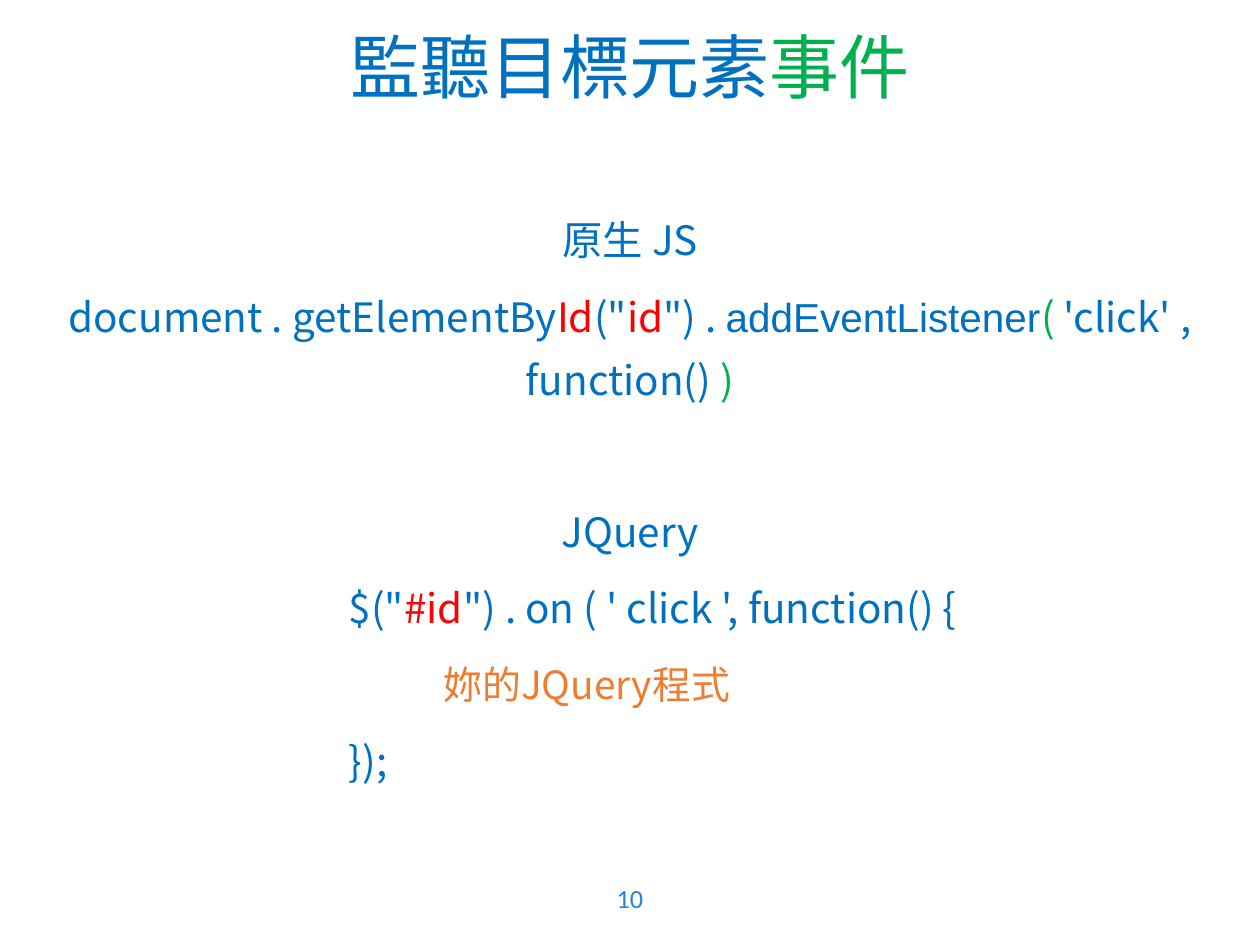
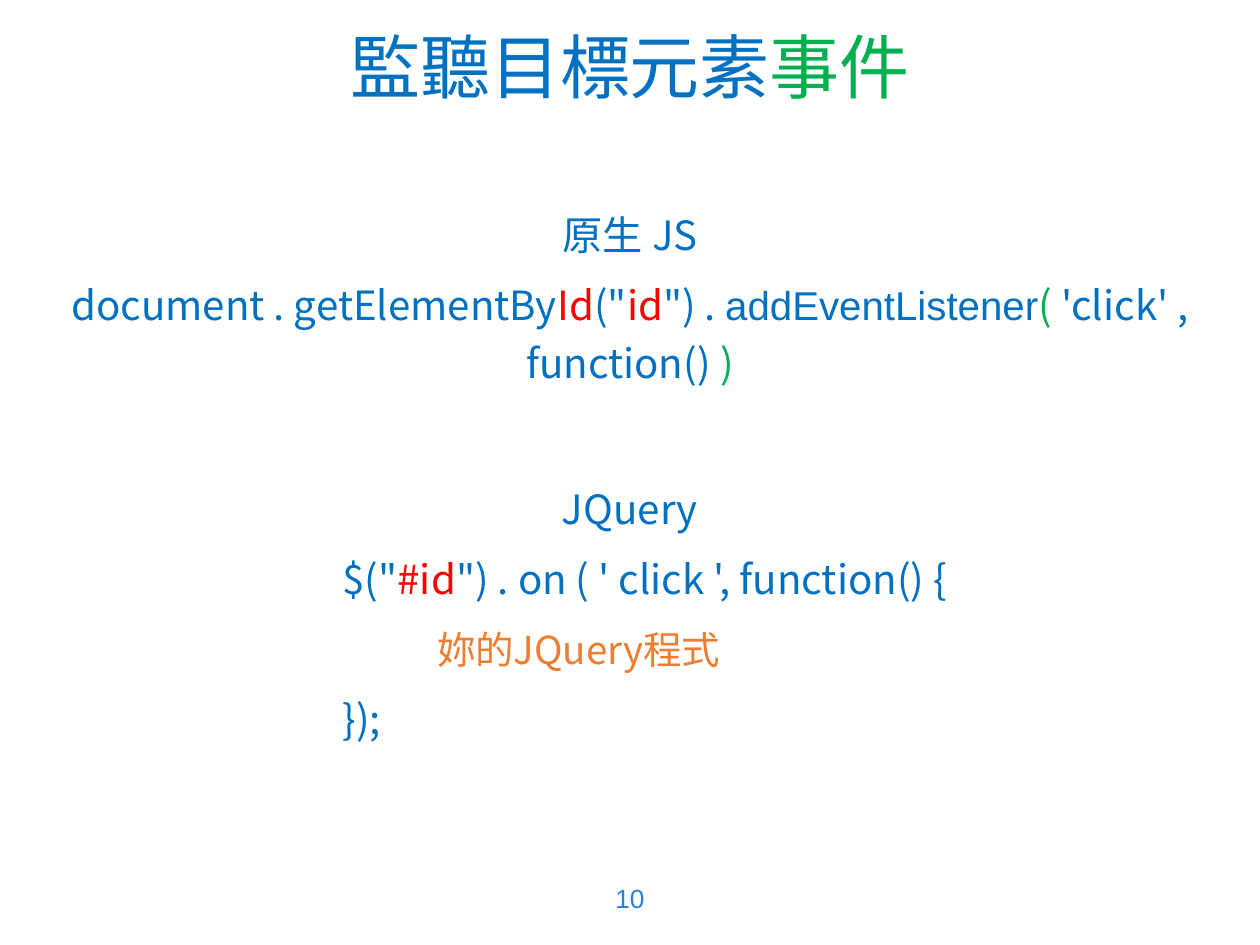
Before and after one commit to WaRTanKE7/WebClubData, a slide deck: slide 10 of 教學簡報/JavaScript - 4.pptx. Drawn at 1260x945 pixels with LibreOffice and Linux fonts; fonts in the diff are those of the drawing; background and template pictures are left out. Boxes give left, top, right and bottom in pixels: in the first picture for what was removed or moved away, otherwise in the second. Text is boxed around its words. In the diff, an @@ line names an element or a change of style, - is before the commit and + after.

```diff
--- a/教學簡報/JavaScript - 4.pptx
+++ b/教學簡報/JavaScript - 4.pptx
@@ text "原生 JS" at bbox=[71, 216, 1169, 673]: size 23.1 to 23 pt; size 22.2 to 22 pt in "妳的JQuery程式"; line spacing 1.3 to 1.2 @@
@@ page number added at bbox=[615, 889, 644, 909], 15 pt, text #2582E1 @@
+10
@@ page number removed at bbox=[617, 891, 644, 908] @@
-10
```
Also in this commit, not shown: 12 other slides changed.
